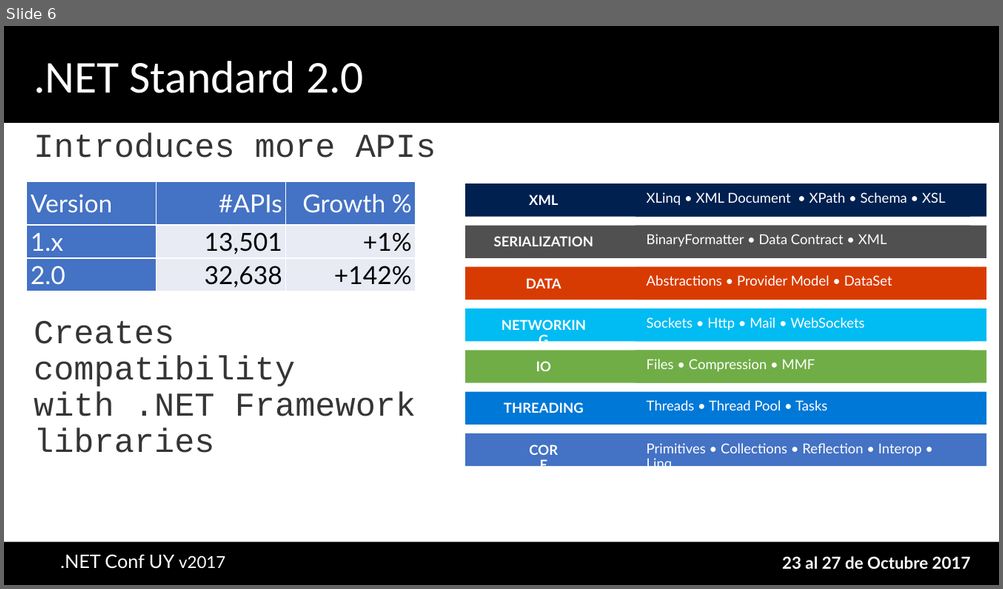
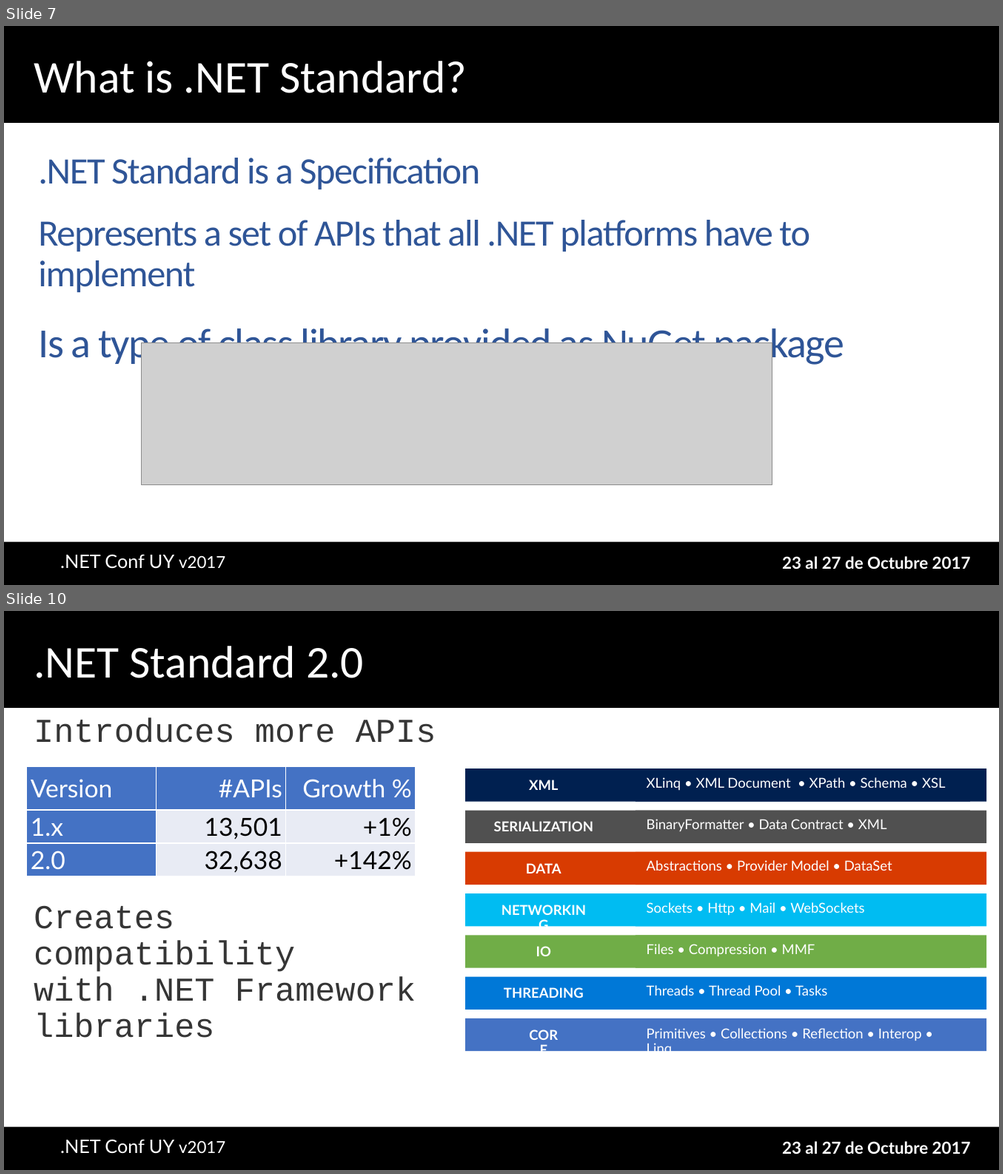
Before and after one commit to AgustinBonilla/netstandard-workshop, a slide deck: docs/.NET Standard - One Library to Rule Them All - NET Conf Uy 2017.pptx. Shown one above the other, each under a label of ours: slide 6 before the commit, slides 7 and 10 after it; the slides between them are not shown. The pictures are 1003x589 and 1003x1174 pixels, drawn with LibreOffice and Linux fonts; fonts in the diff are those of the drawing; grey boxes stand for pictures; background and template pictures are left out. Boxes give left, top, right and bottom in pixels: in the first picture for what was removed or moved away, otherwise in the second. Text is boxed around its words. In the diff, an @@ line names an element or a change of style, - is before the commit and + after.

```diff
--- a/docs/.NET Standard - One Library to Rule Them All - NET Conf Uy 2017.pptx
+++ b/docs/.NET Standard - One Library to Rule Them All - NET Conf Uy 2017.pptx
@@ slide 7 added at box(4, 26, 999, 585), background #FFFFFF; not listed: 5 template elements that a slide beside it also shows @@
@@ title added at box(34, 61, 466, 93), 44 pt, text #FFFFFF @@
+What is .NET Standard?
@@ text added at box(38, 158, 843, 367), 36 pt, text #2F5597 @@
+.NET Standard is a Specification
+Represents a set of APIs that all .NET platforms have to implement
+Is a type of class library provided as NuGet package
@@ picture added at box(142, 343, 772, 486) @@
@@ what was slide 6 is now slide 10 @@
```
Also in this commit, not shown: 1 slide changed, 5 other slides added, 1 slide removed.
